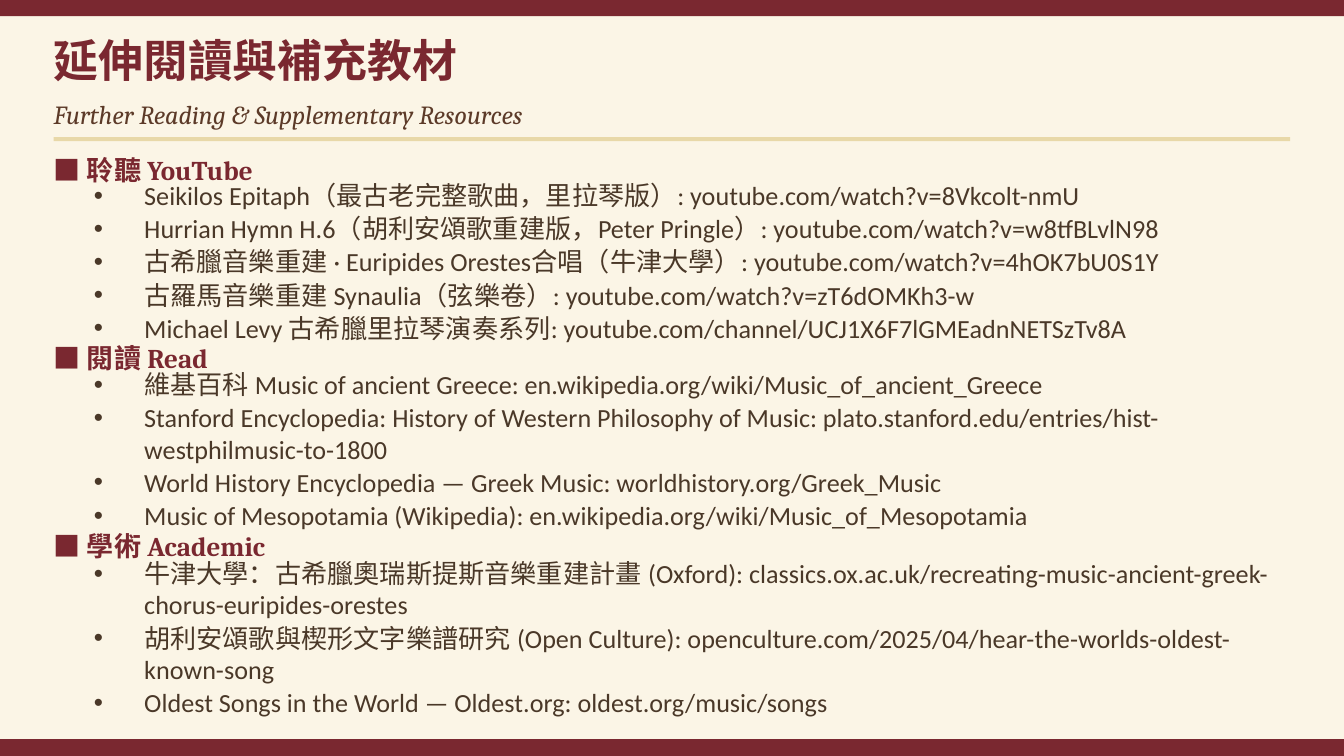
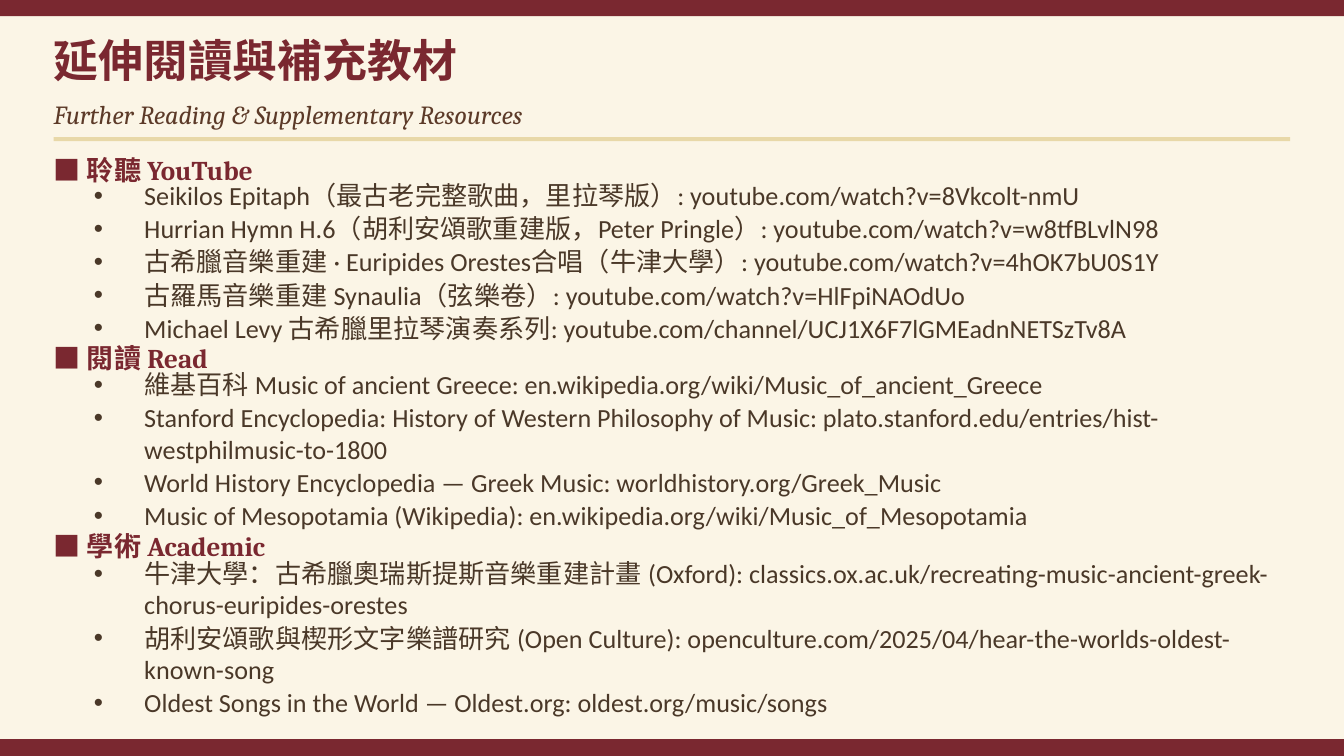
Before and after one commit to ccli-taipower/A_History_of_Western_Music, a slide deck: slide 19 of Ch01_Music_in_Antiquity.pptx. Drawn at 1344x756 pixels with LibreOffice and Linux fonts; fonts in the diff are those of the drawing. Boxes give left, top, right and bottom in pixels: in the first picture for what was removed or moved away, otherwise in the second. Text is boxed around its words. In the diff, an @@ line names an element or a change of style, - is before the commit and + after.

```diff
--- a/Ch01_Music_in_Antiquity.pptx
+++ b/Ch01_Music_in_Antiquity.pptx
@@ text at <box>144,283,965,309</box>: text changed @@
-• 古羅馬音樂重建 Synaulia（弦樂卷）: youtube.com/watch?v=zT6dOMKh3-w
+• 古羅馬音樂重建 Synaulia（弦樂卷）: youtube.com/watch?v=HlFpiNAOdUo
```
Also in this commit, not shown: 17 other files.
